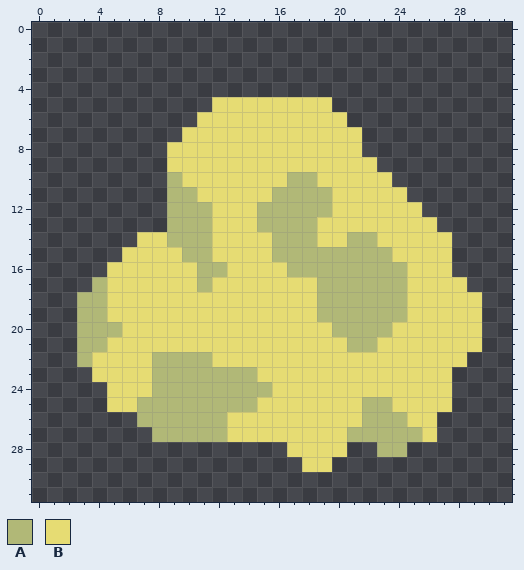
Edited in one commit: pixel-art sprite (sprites/items/fat.png). Above: the version before the commit.
The file is 32x32 pixels.
Palette (. is transparent): A #b1b877  B #e6dc73
Pixels before, first column x 3:
 5 .........BBBBBBBB..........
 6 ........BBBBBBBBBB.........
 7 .......BBBBBBBBBBBB........
 8 ......BBBBBBBBBBBBB........
 9 ......BBBBBBBBBBBBBB.......
10 ......ABBBBBBBAABBBBB......
11 ......AABBBBBAAAABBBBB.....
12 ......AAABBBAAAAABBBBBB....
13 ......AAABBBAAAABBBBBBBB...
14 ....BBAAABBBBAAABBAABBBBB..
15 ...BBBBAABBBBAAAAAAAABBBB..
16 ..BBBBBBAABBBBAAAAAAAABBB..
17 .ABBBBBBABBBBBBBAAAAAABBBB.
18 AABBBBBBBBBBBBBBAAAAAABBBBB
19 AABBBBBBBBBBBBBBAAAAAABBBBB
20 AAABBBBBBBBBBBBBBAAAABBBBBB
21 AABBBBBBBBBBBBBBBBAABBBBBBB
22 ABBBBAAAABBBBBBBBBBBBBBBBB.
23 .BBBBAAAAAAABBBBBBBBBBBBB..
24 ..BBBAAAAAAAABBBBBBBBBBBB..
25 ..BBAAAAAAAABBBBBBBAABBBB..
26 ....AAAAAABBBBBBBBBAAABB...
27 .....AAAAABBBBBBBBAAAAAB...
28 ..............BBBB..AA.....
29 ...............BB..........
And afterwards:
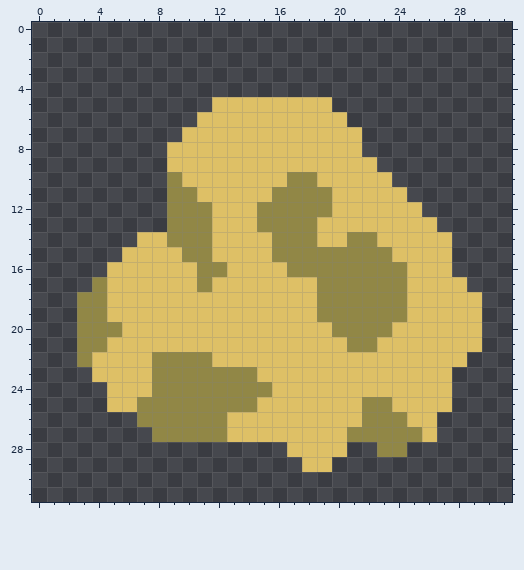
The edit:
colour A: #b1b877 -> #918746
colour B: #e6dc73 -> #dec066
Changed places in both pictures, as pixel boxes (x1, y1, x2, y2):
changed: (77, 97, 482, 472)
